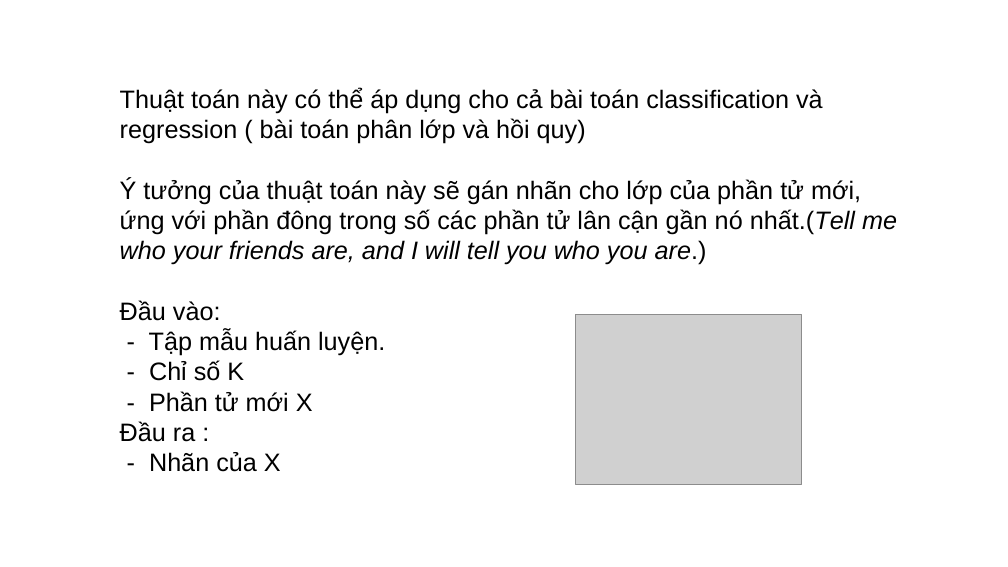
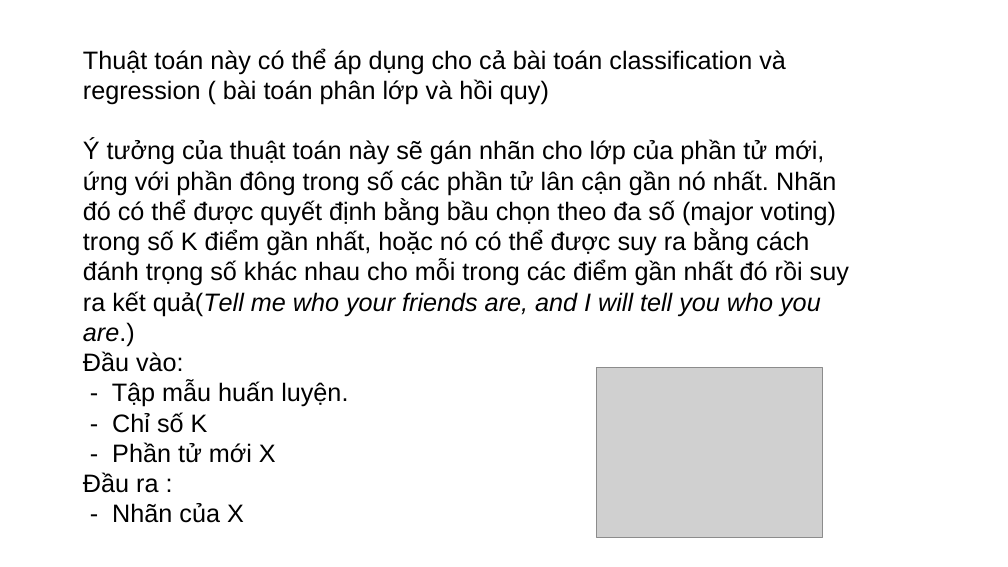
Before and after one commit to doanquocnhan/Credit-Card-Fraud-Detection-Using-KNN, a slide deck: slide 3 of BaoCao_4Tuandau.pptx. Drawn at 1008x567 pixels with LibreOffice and Linux fonts; fonts in the diff are those of the drawing; grey boxes stand for pictures. Boxes give left, top, right and bottom in pixels: in the first picture for what was removed or moved away, otherwise in the second. Text is boxed around its words. In the diff, an @@ line names an element or a change of style, - is before the commit and + after.

```diff
--- a/BaoCao_4Tuandau.pptx
+++ b/BaoCao_4Tuandau.pptx
@@ text "Thuật toán này có thể ...": place and size @@
-text "Thuật toán này có thể ..." at box(120, 88, 897, 472)
+text "Thuật toán này có thể ..." at box(83, 48, 849, 523)
@@ text at box(83, 139, 849, 347): text changed @@
-Ý tưởng của thuật toán này sẽ gán nhãn cho lớp của phần tử mới, ứng với phần đông trong số các phần tử lân cận gần nó nhất.(Tell me who your friends are, and I will tell you who you are.)
+Ý tưởng của thuật toán này sẽ gán nhãn cho lớp của phần tử mới, ứng với phần đông trong số các phần tử lân cận gần nó nhất. Nhãn đó có thể được quyết định bằng bầu chọn theo đa số (major voting) trong số K điểm gần nhất, hoặc nó có thể được suy ra bằng cách đánh trọng số khác nhau cho mỗi trong các điểm gần nhất đó rồi suy ra kết quả(Tell me who your friends are, and I will tell you who you are.)
@@ picture: place and size @@
-picture at box(575, 315, 802, 484)
+picture at box(597, 368, 823, 537)
```
Also in this commit, not shown: 1 slide added.
